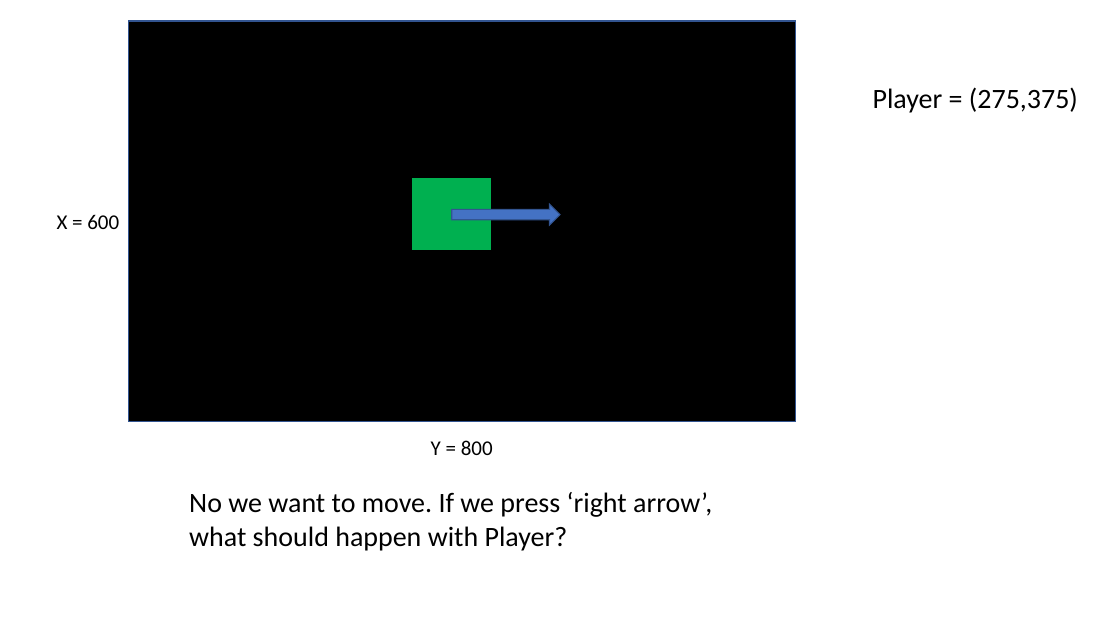
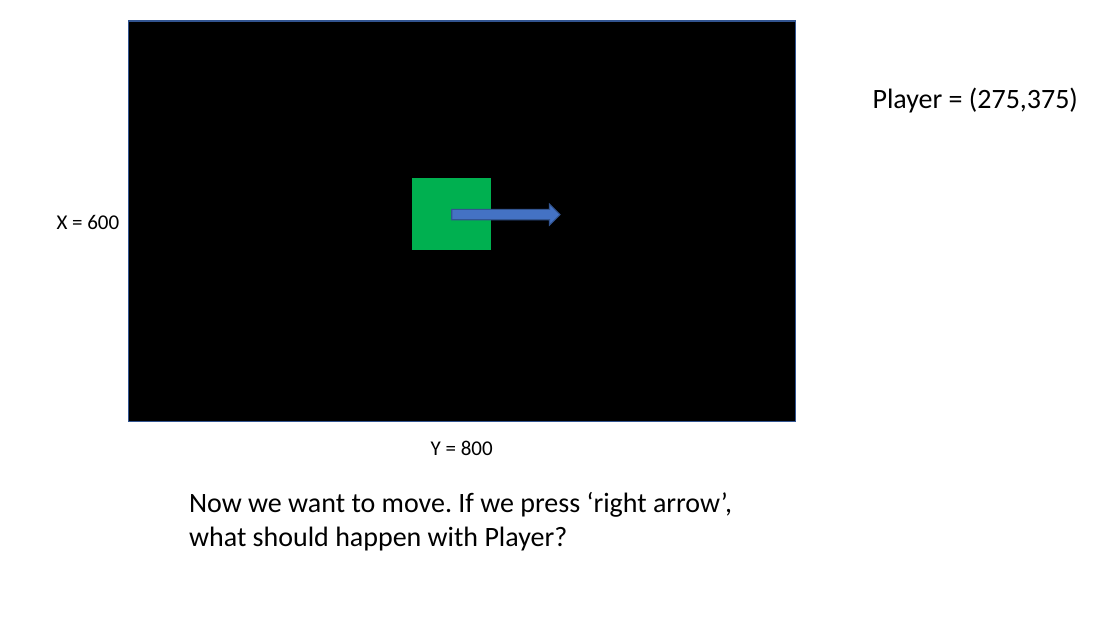
Before and after one commit to JoZonneveld/TCR-python-lessons, a slide deck: slide 10 of Lessons/Jaar 1/Lesson 0 - Game/Building a game.pptx. Drawn at 1120x630 pixels with LibreOffice and Linux fonts; fonts in the diff are those of the drawing; background and template pictures are left out. Boxes give left, top, right and bottom in pixels: in the first picture for what was removed or moved away, otherwise in the second. Text is boxed around its words. In the diff, an @@ line names an element or a change of style, - is before the commit and + after.

Commit message:
changes

```diff
--- a/Lessons/Jaar 1/Lesson 0 - Game/Building a game.pptx
+++ b/Lessons/Jaar 1/Lesson 0 - Game/Building a game.pptx
@@ text at (189,492,732,517): text changed @@
-No we want to move. If we press ‘right arrow’,
+Now we want to move. If we press ‘right arrow’,
```
Also in this commit, not shown: 2 other slides changed.
